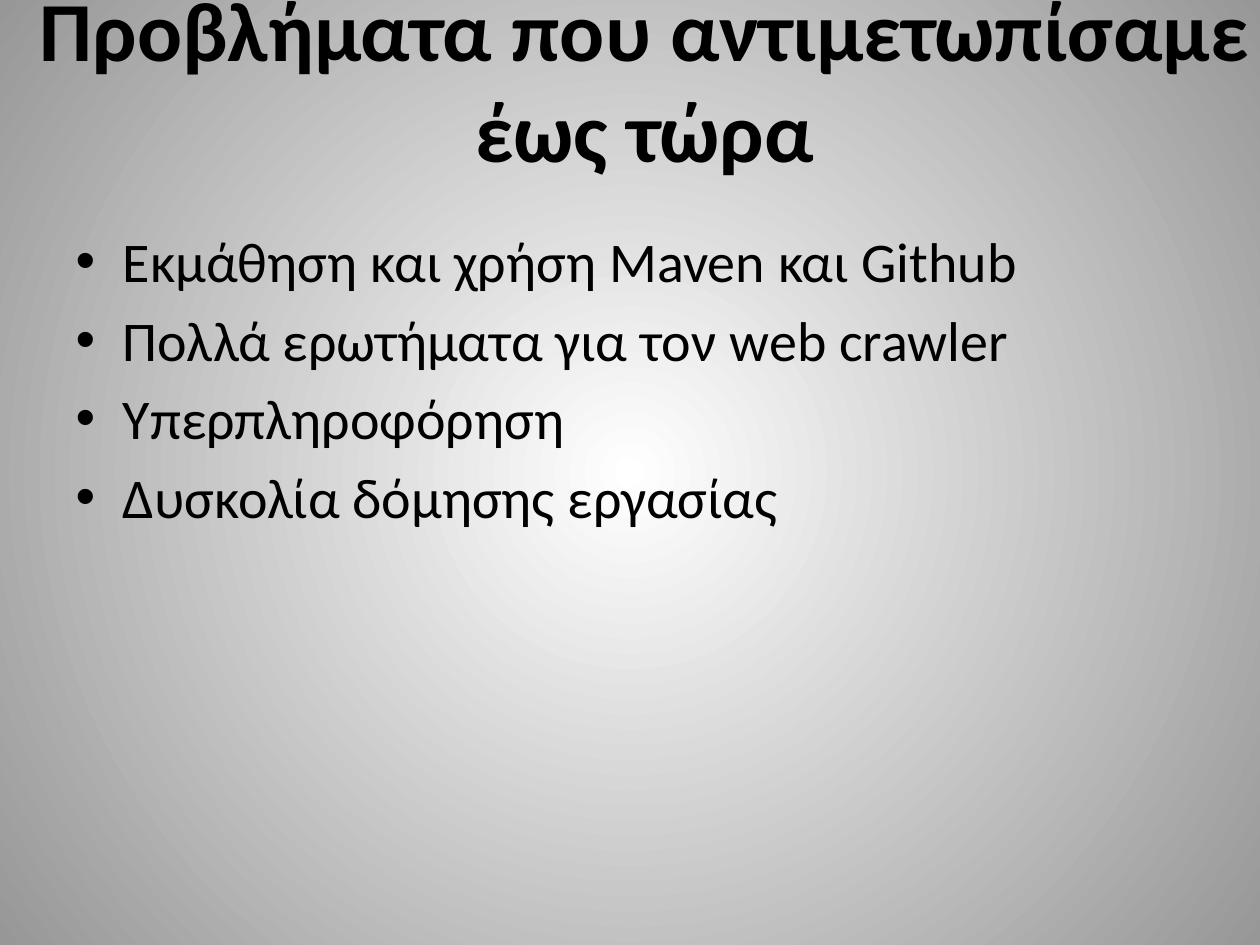
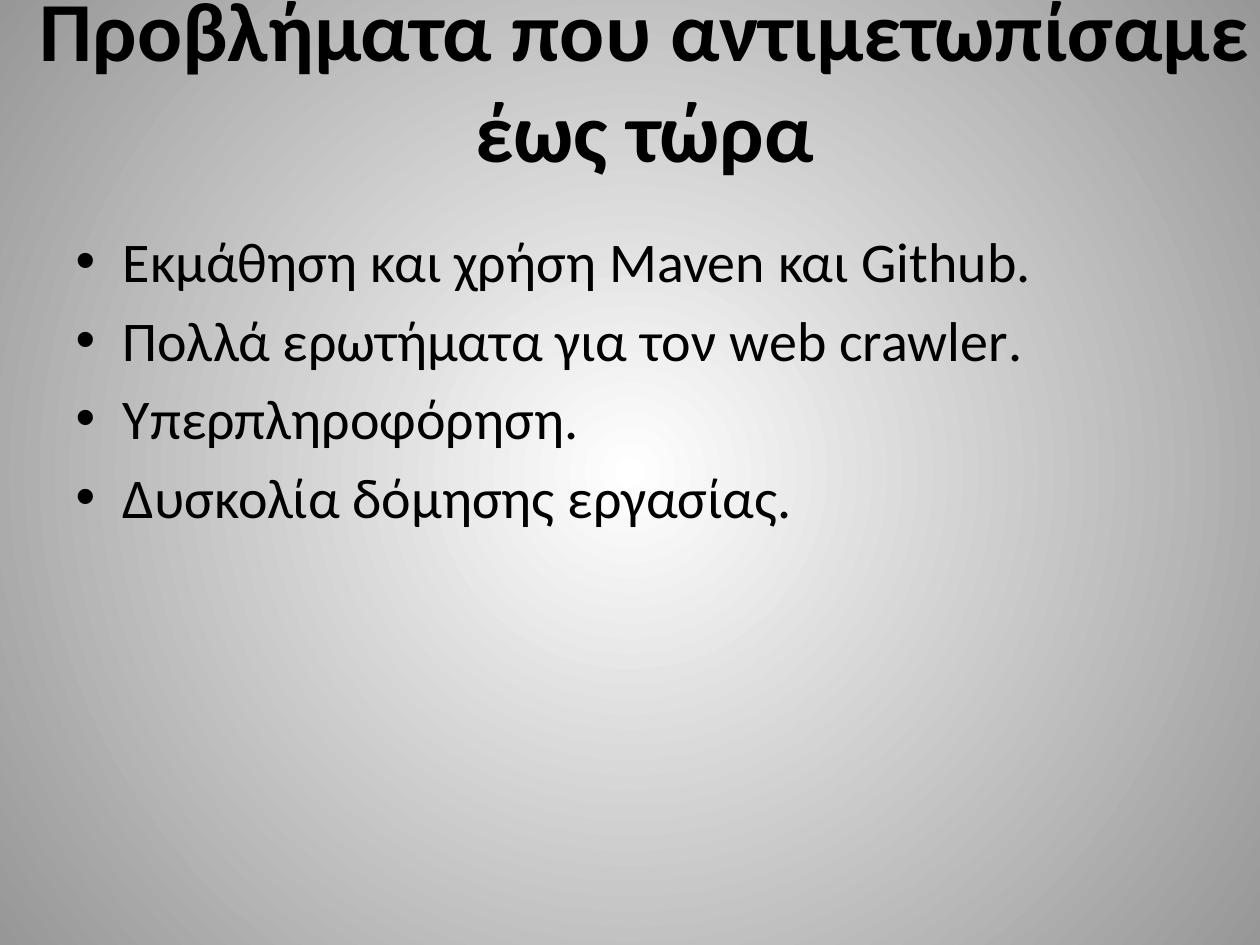
Before and after one commit to nikosgalanos/Java_Programming_2, a slide deck: slide 10 of Πρώτη παρουσίαση για την ομαδική εργασία του μαθήματος.pptx. Drawn at 1260x945 pixels with LibreOffice and Linux fonts; fonts in the diff are those of the drawing. Boxes give left, top, right and bottom in pixels: in the first picture for what was removed or moved away, otherwise in the second. Text is boxed around its words. In the diff, an @@ line names an element or a change of style, - is before the commit and + after.

```diff
--- a/Πρώτη παρουσίαση για την ομαδική εργασία του μαθήματος.pptx
+++ b/Πρώτη παρουσίαση για την ομαδική εργασία του μαθήματος.pptx
@@ text at (x1=123, y1=242, x2=1032, y2=527): text changed @@
-• Εκμάθηση και χρήση Maven και Github
-• Πολλά ερωτήματα για τον web crawler
-• Υπερπληροφόρηση
-• Δυσκολία δόμησης εργασίας
+• Εκμάθηση και χρήση Maven και Github.
+• Πολλά ερωτήματα για τον web crawler.
+• Υπερπληροφόρηση.
+• Δυσκολία δόμησης εργασίας.
```
Also in this commit, not shown: 5 other slides changed.
